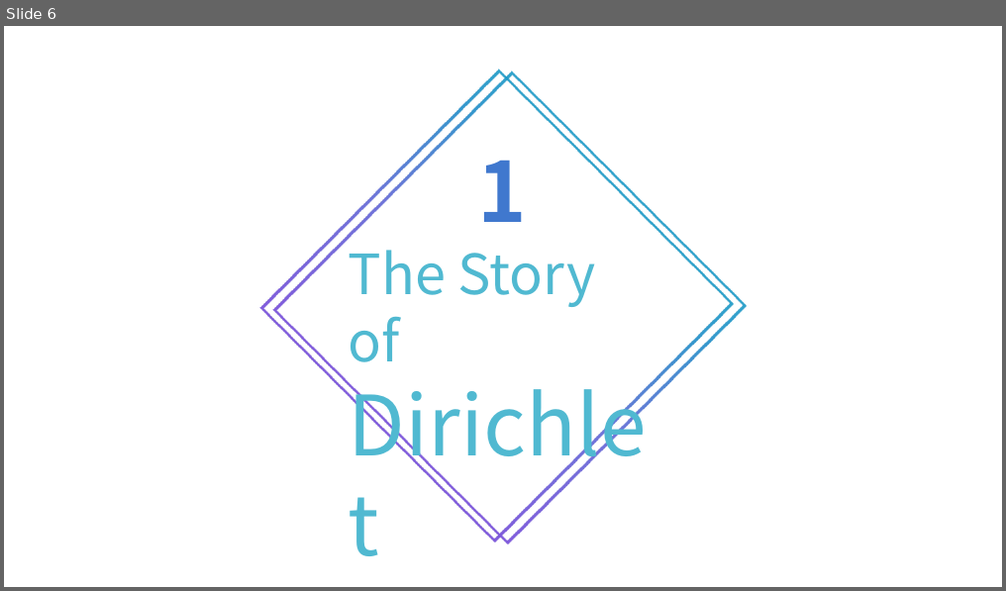
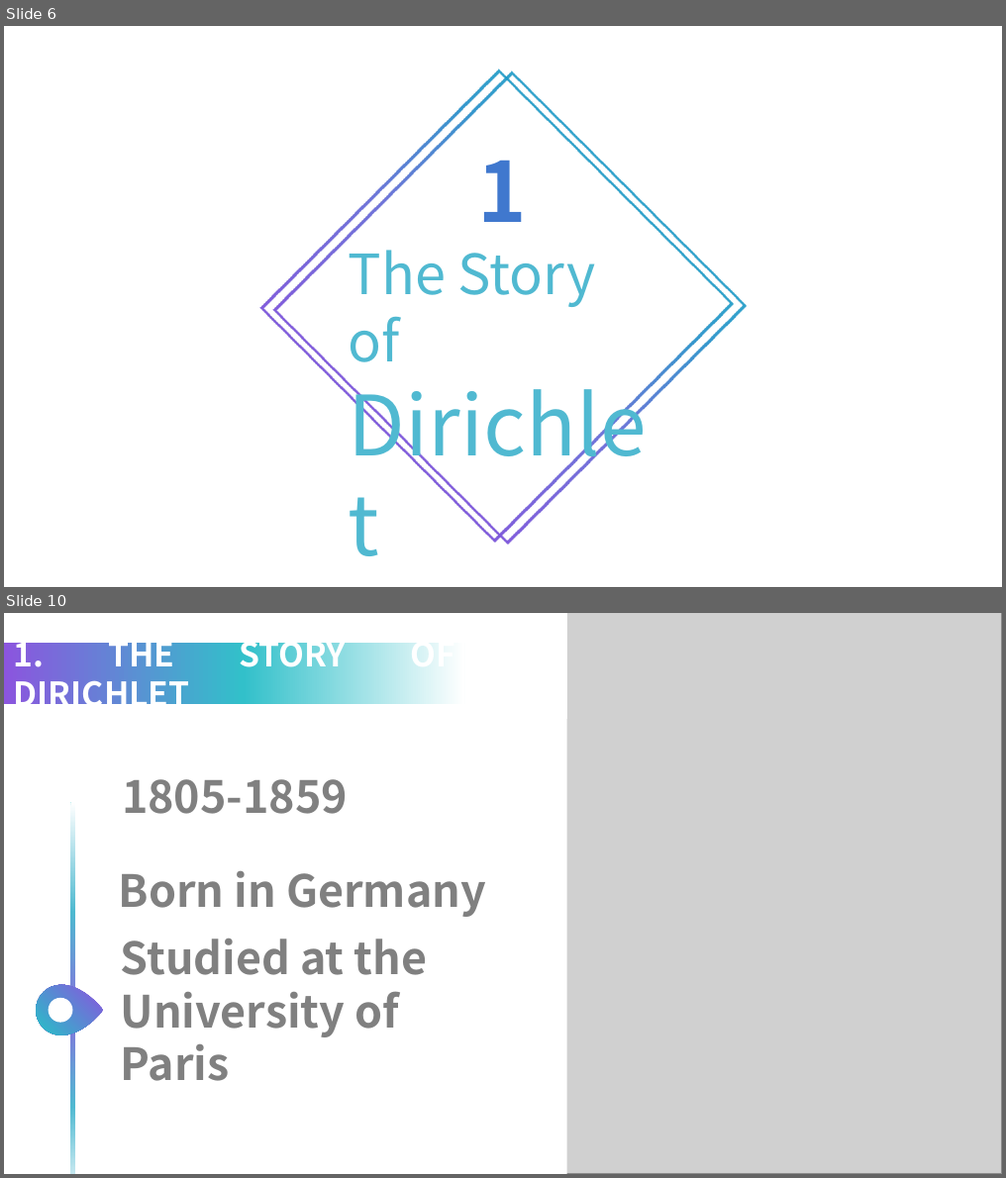
Before and after one commit to nhoxnho1212/TTToanTin, a slide deck: edit/demo.pptx. Shown one above the other, each under a label of ours: slide 6 before the commit, slides 6 and 10 after it; the slides between them are not shown. The pictures are 1006x591 and 1006x1178 pixels, drawn with LibreOffice and Linux fonts; fonts in the diff are those of the drawing; grey boxes stand for pictures; background and template pictures are left out. Boxes give left, top, right and bottom in pixels: in the first picture for what was removed or moved away, otherwise in the second. Text is boxed around its words. In the diff, an @@ line names an element or a change of style, - is before the commit and + after.

```diff
--- a/edit/demo.pptx
+++ b/edit/demo.pptx
@@ slide 10 added at (x1=4, y1=613, x2=1002, y2=1174), background #FFFFFF @@
@@ rectangle added at (x1=4, y1=613, x2=567, y2=1173), fill #FFFFFF @@
@@ rectangle added at (x1=4, y1=613, x2=567, y2=719), fill #FFFFFF @@
@@ rectangle added at (x1=4, y1=613, x2=110, y2=1174), fill #FFFFFF @@
@@ rectangle added at (x1=4, y1=642, x2=465, y2=704), fill gradient #8B55DE to #32C0CA to #FFFFFF, 24 pt, text #FFFFFF, bold @@
+1. THE STORY OF DIRICHLET
@@ picture added at (x1=504, y1=613, x2=1002, y2=1174) @@
@@ text added at (x1=122, y1=779, x2=348, y2=814), 32 pt, text #808080, bold @@
+1805-1859
@@ rectangle added at (x1=71, y1=803, x2=76, y2=1174), fill gradient #04BCC1 to #FFFFFF to #4EB9D0 to #8870DD to #50B9D1 @@
@@ text added at (x1=119, y1=871, x2=486, y2=917), 32 pt, text #808080, bold @@
+Born in Germany
@@ text added at (x1=121, y1=939, x2=428, y2=1081), 32 pt, text #808080, bold @@
+Studied at the University of Paris
@@ freeform shape added at (x1=36, y1=985, x2=103, y2=1036), fill gradient #26C1C7 to #8B53DE @@
@@ ellipse added at (x1=48, y1=998, x2=73, y2=1023), fill #FFFFFF @@
```
Also in this commit, not shown: 1 slide changed, 8 other slides added, 2 other files.
